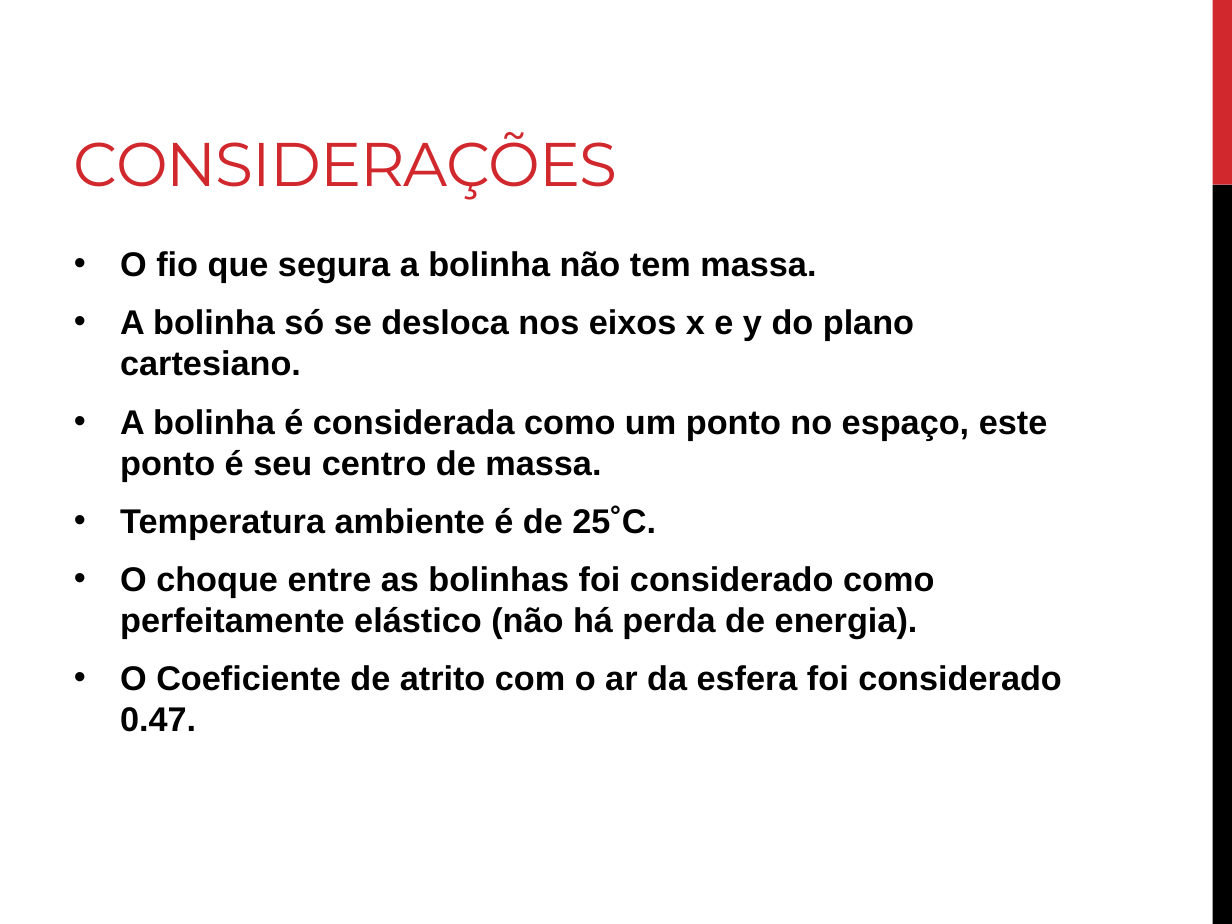
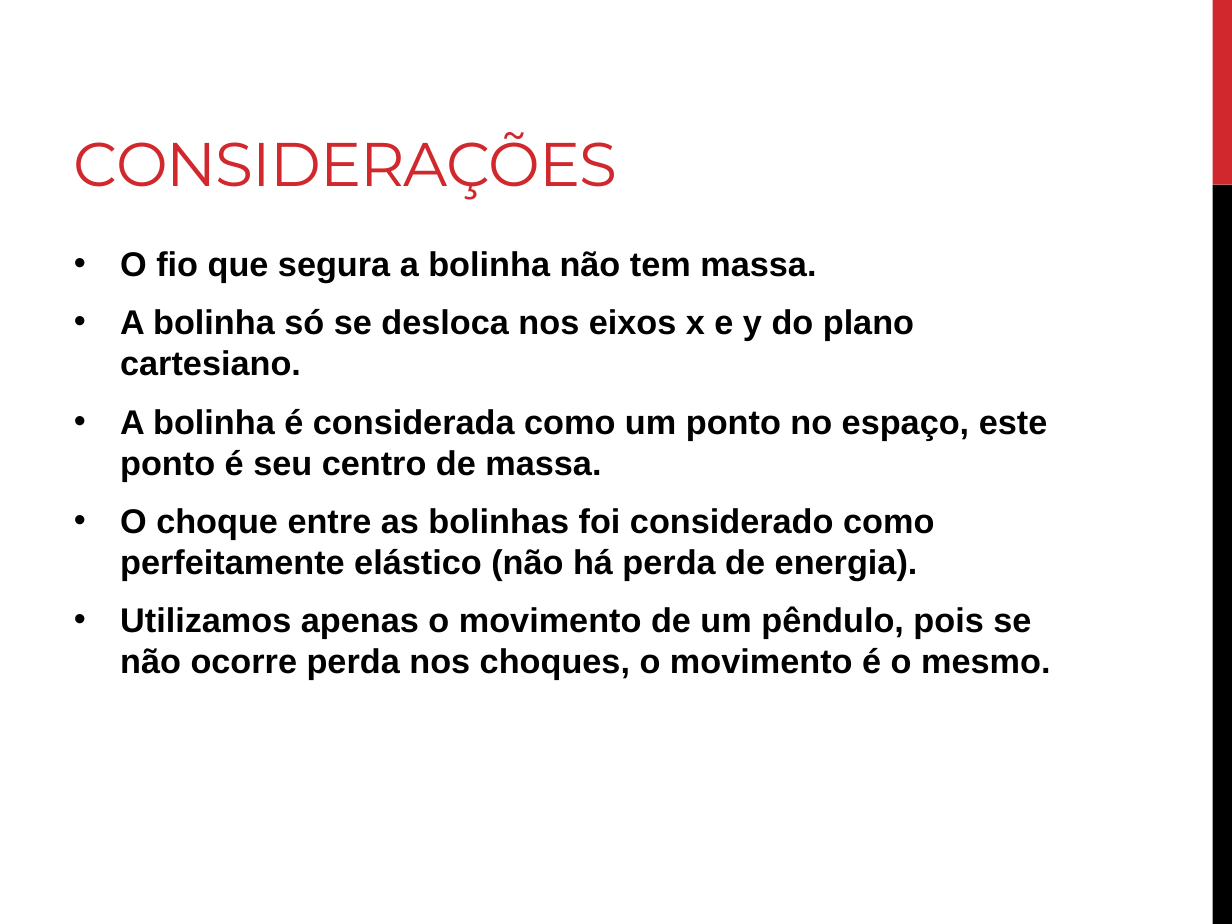
Before and after one commit to thegentil/Projeto_ModSim, a slide deck: slide 4 of Apresentação Final.pptx (slide 3 before the commit). Drawn at 1232x924 pixels with LibreOffice and Linux fonts; fonts in the diff are those of the drawing. Boxes give left, top, right and bottom in pixels: in the first picture for what was removed or moved away, otherwise in the second. Text is boxed around its words. In the diff, an @@ line names an element or a change of style, - is before the commit and + after.

```diff
--- a/Apresentação Final.pptx
+++ b/Apresentação Final.pptx
@@ text at (120,505,656,539): paragraph removed @@
-• Temperatura ambiente é de 25˚C.
@@ text at (120,606,1050,680): text changed @@
-• O Coeficiente de atrito com o ar da esfera foi considerado 0.47.
+• Utilizamos apenas o movimento de um pêndulo, pois se não ocorre perda nos choques, o movimento é o mesmo.
```
Also in this commit, not shown: 1 other slide changed, 10 slides added.
